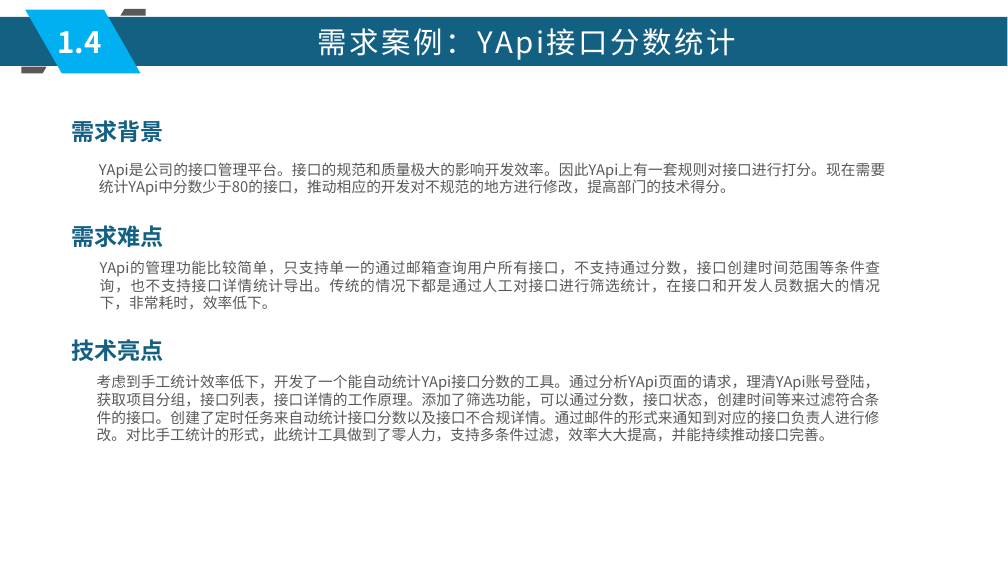
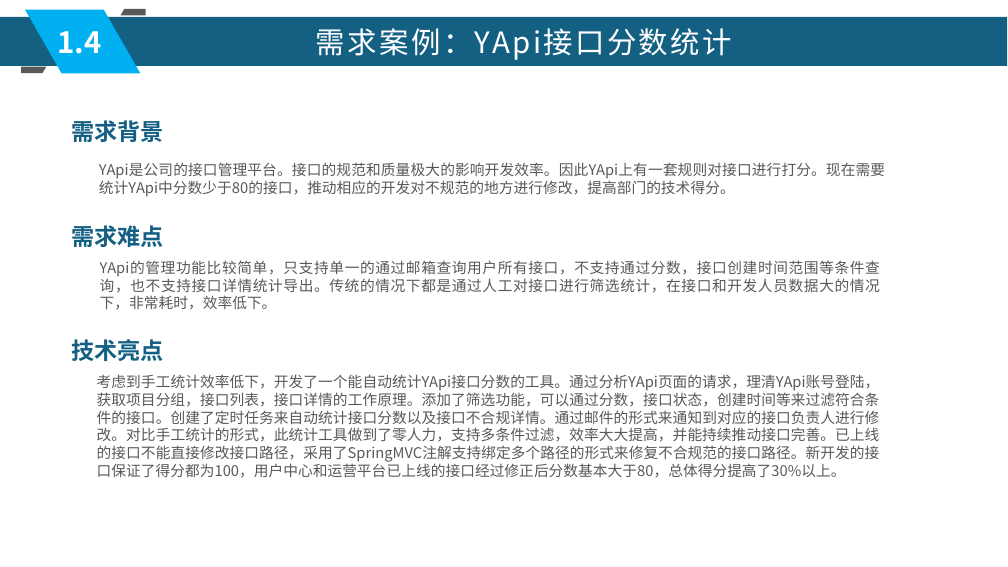
Before and after one commit to xljnc/husky-starter, a slide deck: slide 8 of doc/zzdb.pptx (slide 7 before the commit). Drawn at 1008x567 pixels with LibreOffice and Linux fonts; fonts in the diff are those of the drawing. Boxes give left, top, right and bottom in pixels: in the first picture for what was removed or moved away, otherwise in the second. Text is boxed around its words. In the diff, an @@ line names an element or a change of style, - is before the commit and + after.

```diff
--- a/doc/zzdb.pptx
+++ b/doc/zzdb.pptx
@@ text "需求案例：YApi接口分数统计" at (x1=316, y1=28, x2=732, y2=60): letter spacing 2.4 to 2.3 pt @@
@@ text at (x1=97, y1=374, x2=880, y2=478): text changed @@
-考虑到手工统计效率低下，开发了一个能自动统计YApi接口分数的工具。通过分析YApi页面的请求，理清YApi账号登陆， 获取项目分组，接口列表，接口详情的工作原理。添加了筛选功能，可以通过分数，接口状态，创建时间等来过滤符合条件的接口。创建了定时任务来自动统计接口分数以及接口不合规详情。通过邮件的形式来通知到对应的接口负责人进行修改。对比手工统计的形式，此统计工具做到了零人力，支持多条件过滤，效率大大提高，并能持续推动接口完善。
+考虑到手工统计效率低下，开发了一个能自动统计YApi接口分数的工具。通过分析YApi页面的请求，理清YApi账号登陆， 获取项目分组，接口列表，接口详情的工作原理。添加了筛选功能，可以通过分数，接口状态，创建时间等来过滤符合条件的接口。创建了定时任务来自动统计接口分数以及接口不合规详情。通过邮件的形式来通知到对应的接口负责人进行修改。对比手工统计的形式，此统计工具做到了零人力，支持多条件过滤，效率大大提高，并能持续推动接口完善。已上线的接口不能直接修改接口路径，采用了SpringMVC注解支持绑定多个路径的形式来修复不合规范的接口路径。新开发的接口保证了得分都为100，用户中心和运营平台已上线的接口经过修正后分数基本大于80，总体得分提高了30%以上。
```
Also in this commit, not shown: 14 other slides changed, 1 slide added.
